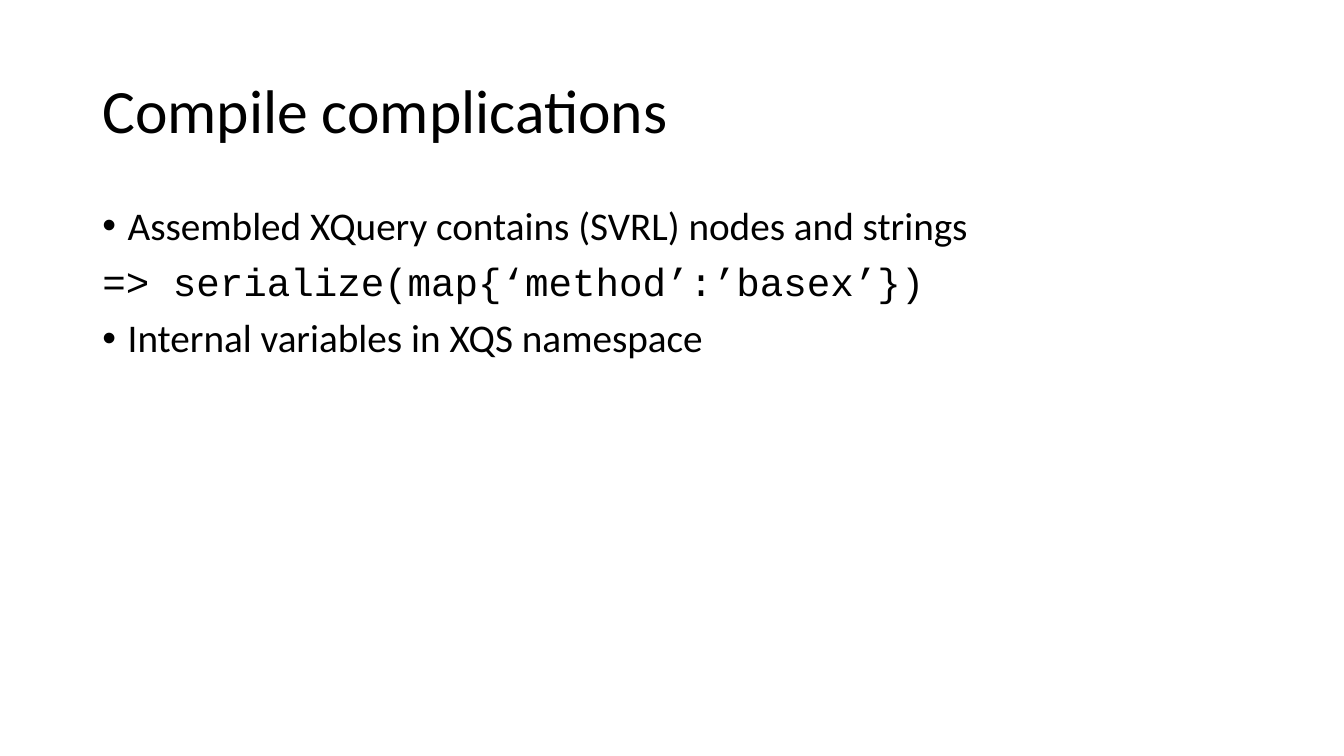
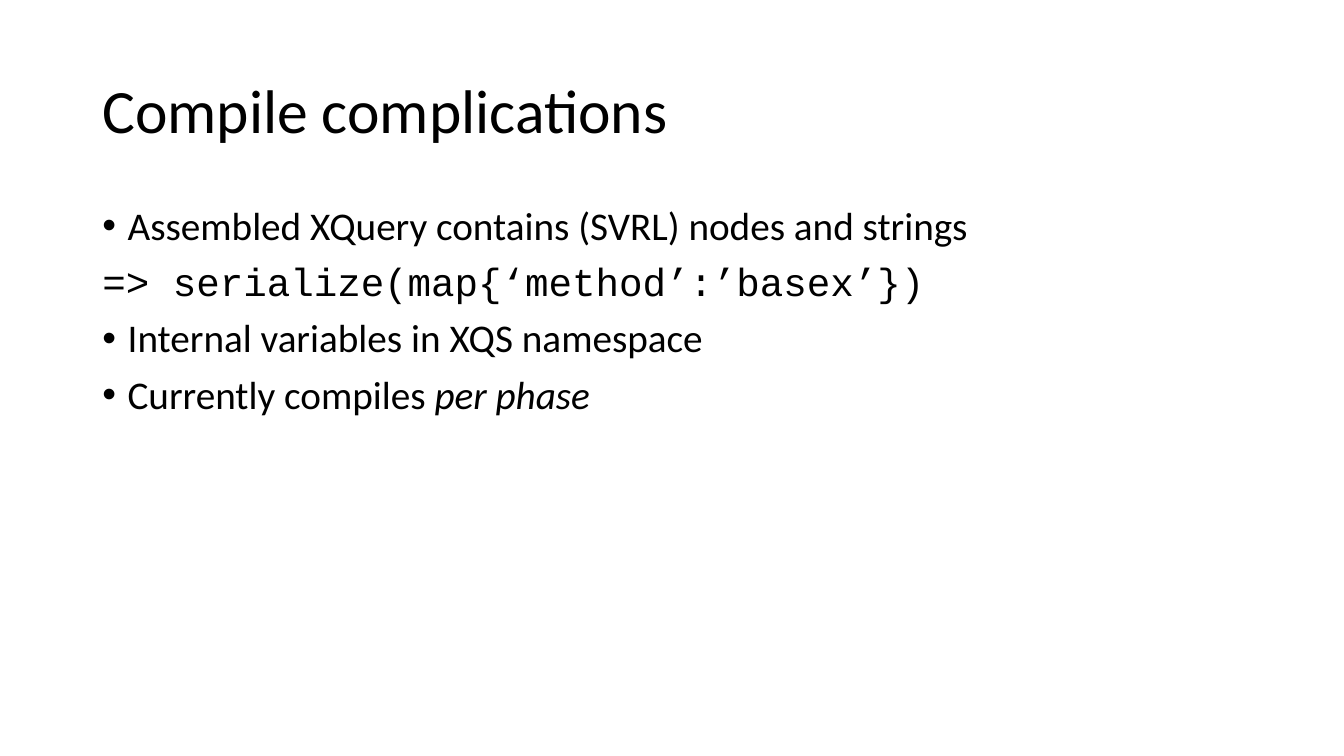
Before and after one commit to AndrewSales/XQS, a slide deck: slide 27 of Markup UK 2023 slides.pptx (slide 28 before the commit). Drawn at 1344x756 pixels with LibreOffice and Linux fonts; fonts in the diff are those of the drawing. Boxes give left, top, right and bottom in pixels: in the first picture for what was removed or moved away, otherwise in the second. Text is boxed around its words. In the diff, an @@ line names an element or a change of style, - is before the commit and + after.

```diff
--- a/Markup UK 2023 slides.pptx
+++ b/Markup UK 2023 slides.pptx
@@ text at box(128, 381, 590, 416): paragraph added @@
+• Currently compiles per phase
```
Also in this commit, not shown: 6 other slides changed, 1 slide added, 1 slide removed.
